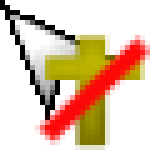
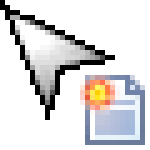
Two versions of the same layered image (150 x 150). Layer-by-layer changes:
added layer "Layer 38" above "Layer 36" over left=80, top=75, right=145, bottom=145
hid "Layer 36" over left=35, top=35, right=150, bottom=150
